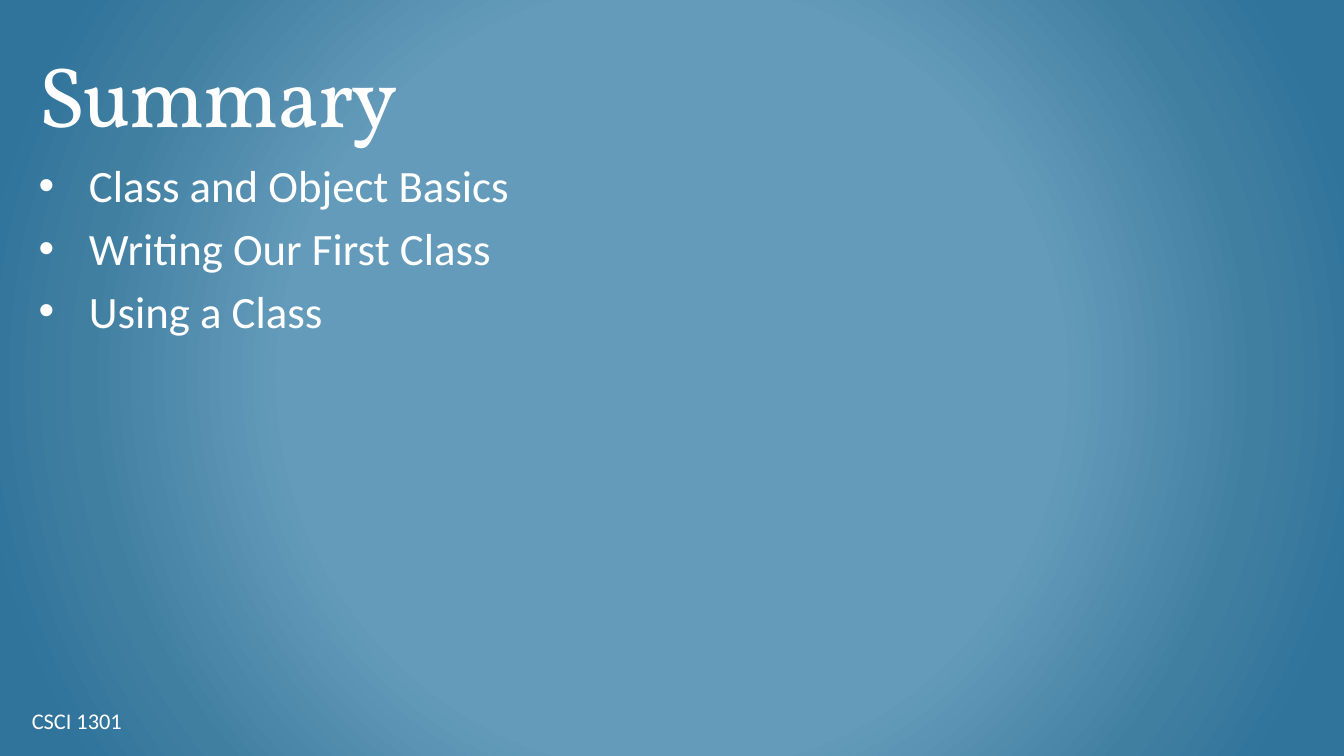
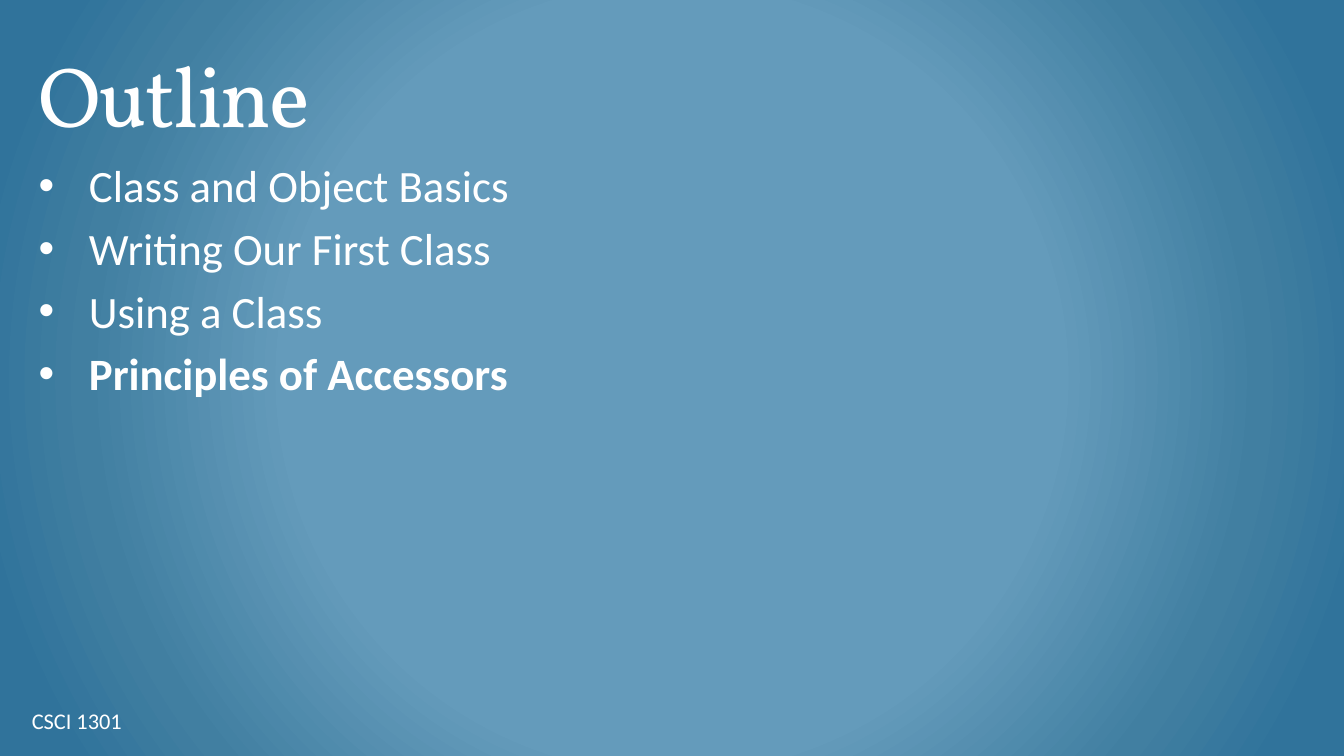
Before and after one commit to csci-1301/csci-1301.github.io, a slide deck: slide 14 of lectures/060_object_oriented_intro/Objects-Intro.pptx. Drawn at 1344x756 pixels with LibreOffice and Linux fonts; fonts in the diff are those of the drawing; background and template pictures are left out. Boxes give left, top, right and bottom in pixels: in the first picture for what was removed or moved away, otherwise in the second. Text is boxed around its words. In the diff, an @@ line names an element or a change of style, - is before the commit and + after.

```diff
--- a/lectures/060_object_oriented_intro/Objects-Intro.pptx
+++ b/lectures/060_object_oriented_intro/Objects-Intro.pptx
@@ title at <box>39,66,311,128</box>: text changed @@
-Summary
+Outline
@@ text at <box>89,358,507,397</box>: paragraph added @@
+• Principles of Accessors
```
Also in this commit, not shown: 5 other slides changed, 5 slides added, 12 other files.
